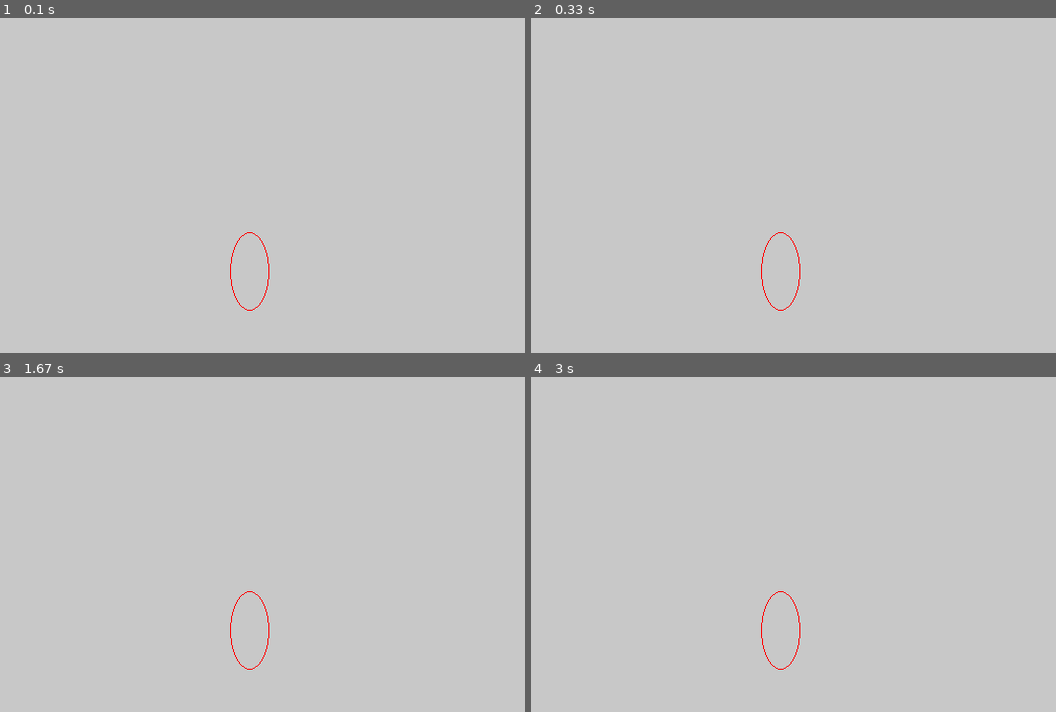
Above: before the commit, frames 1-4 (two rows, left to right).
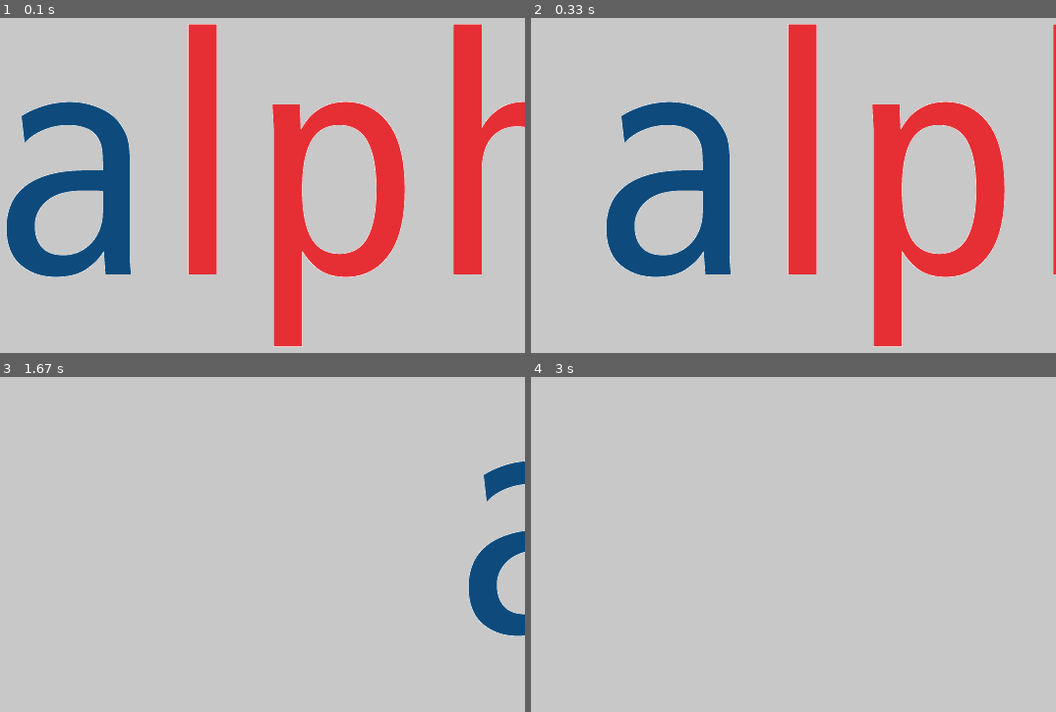
Above: after the commit, the same moments.

Repository: Mathinho/python
Game: pygame game, started from game.py
The game is run twice, just before and just after one commit, with the same random seed, the same clock (stepped at 60 frames per second) and the same inputs.
Inputs:
- Up to frame 1 (0.1 s): no input
- Up to frame 2 (0.33 s): no input
- Up to frame 3 (1.67 s): no input
- Up to frame 4 (3 s): no input

The runs differ from the first frame. In frame 1, 24% of the frame differs, in the area x 1-100%, y 1-99%; in frame 2, 20%; in frame 3, 2.7%; in frame 4, 0.1%.

Commit message:
added image animation

Diff:
--- a/game.py
+++ b/game.py
@@ -5,14 +5,43 @@
 RED = (255, 0, 0)
 
 pygame.init()
+
+FPS = 30 # frames per second setting
+fpsClock = pygame.time.Clock()
+
 DISPLAYSURF = pygame.display.set_mode((600, 400))
 pygame.display.set_caption('Python Game')
-DISPLAYSURF.fill(GRAY)
-pygame.draw.ellipse(DISPLAYSURF, RED, (300, 250, 40, 80), 1)
+
+image = pygame.image.load('test.png')
+imageX = 10
+imageY = 10
+direction = 'right'
 
 while True:
+    DISPLAYSURF.fill(GRAY)
+
+    if direction == 'right':
+        imageX += 5
+    if imageX == 280:
+        direction = 'down'
+    elif direction == 'down':
+        imageY += 5
+    if imageY == 220:
+        direction = 'left'
+    elif direction == 'left':
+        imageX -= 5
+    if imageX == 10:
+        direction = 'up'
+    elif direction == 'up':
+        imageY -= 5
+    if imageY == 10:
+        direction = 'right'
+
+    DISPLAYSURF.blit(image, (imageX, imageY))
+
     for event in pygame.event.get():
         if event.type == QUIT:
             pygame.quit()
             sys.exit()
+
     pygame.display.update()
Binary file added: test.png
